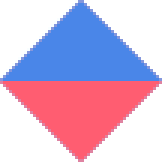
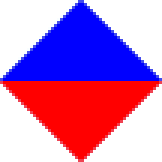
Before/after of a 162 × 162 layered artwork. What changed in the layer stack:
added group "ema_red_blue.png" with 2 layers above "red_blue.png" over box(0, 0, 162, 162)
added layer "red" (1st of 2, in "ema_red_blue.png") in group "ema_red_blue.png" over box(0, 0, 162, 111)
added layer "blue" (1st of 2, in "ema_red_blue.png") in group "ema_red_blue.png" over box(0, 78, 162, 162)
